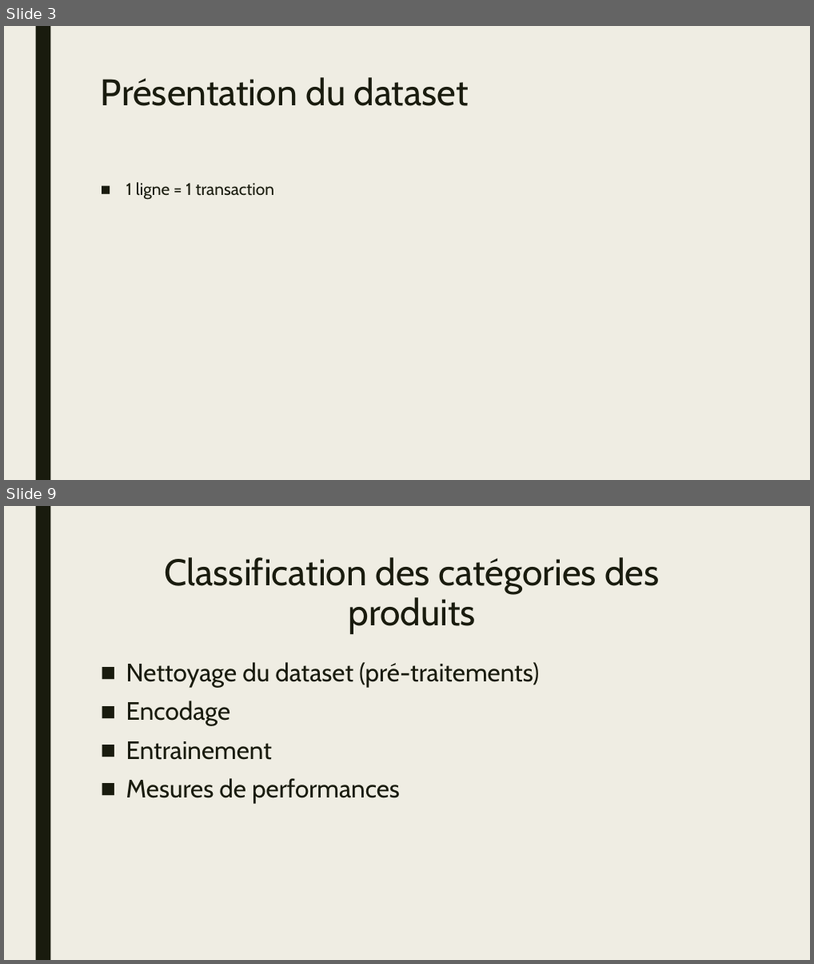
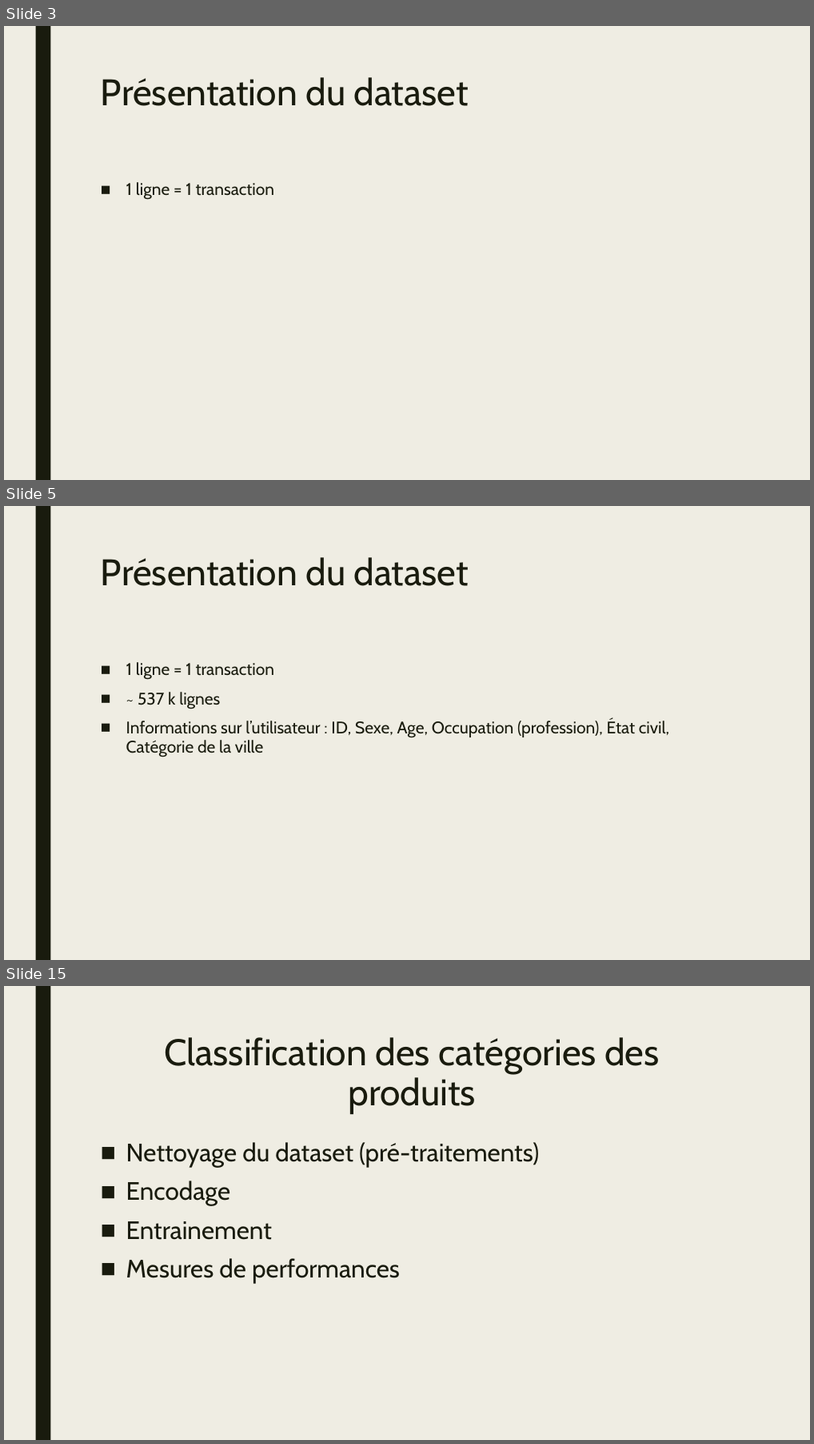
Before and after one commit to HamaniKhalil/black-friday-predict, a slide deck: presentation/fdd-hk-presentation-bf.pptx. Shown one above the other, each under a label of ours: slides 3 and 9 before the commit, slides 3, 5 and 15 after it; the slides between them are not shown. The pictures are 814x964 and 814x1444 pixels, drawn with LibreOffice and Linux fonts; fonts in the diff are those of the drawing. Boxes give left, top, right and bottom in pixels: in the first picture for what was removed or moved away, otherwise in the second. Text is boxed around its words. In the diff, an @@ line names an element or a change of style, - is before the commit and + after.

```diff
--- a/presentation/fdd-hk-presentation-bf.pptx
+++ b/presentation/fdd-hk-presentation-bf.pptx
@@ slide 5 added at bbox=[4, 506, 810, 960], background #EFEDE3; not listed: 1 template element that a slide beside it also shows @@
@@ title added at bbox=[101, 557, 469, 586], 44 pt, text #191B0E @@
+Présentation du dataset
@@ text added at bbox=[126, 662, 670, 757], 20 pt, text #191B0E @@
+■ 1 ligne = 1 transaction
+■ ~ 537 k lignes
+■ Informations sur l’utilisateur : ID, Sexe, Age, Occupation (profession), État civil, Catégorie de la ville
@@ what was slide 9 is now slide 15 @@
```
Also in this commit, not shown: 8 slides changed, 20 other slides added, 2 slides removed, 13 other files.
